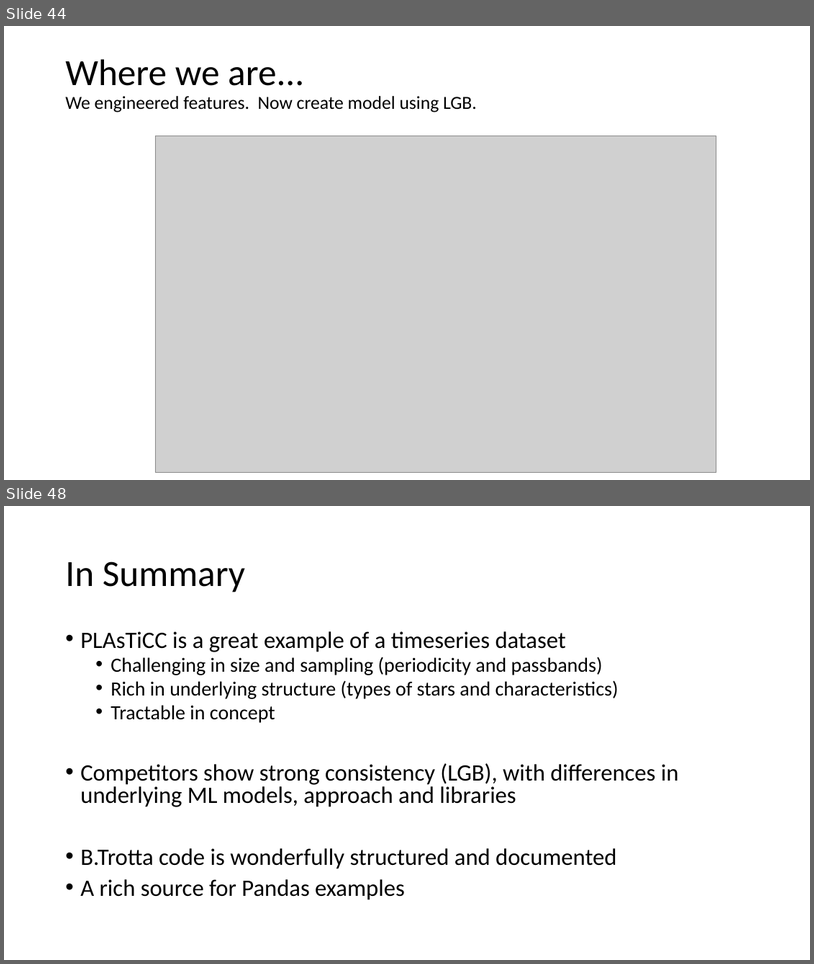
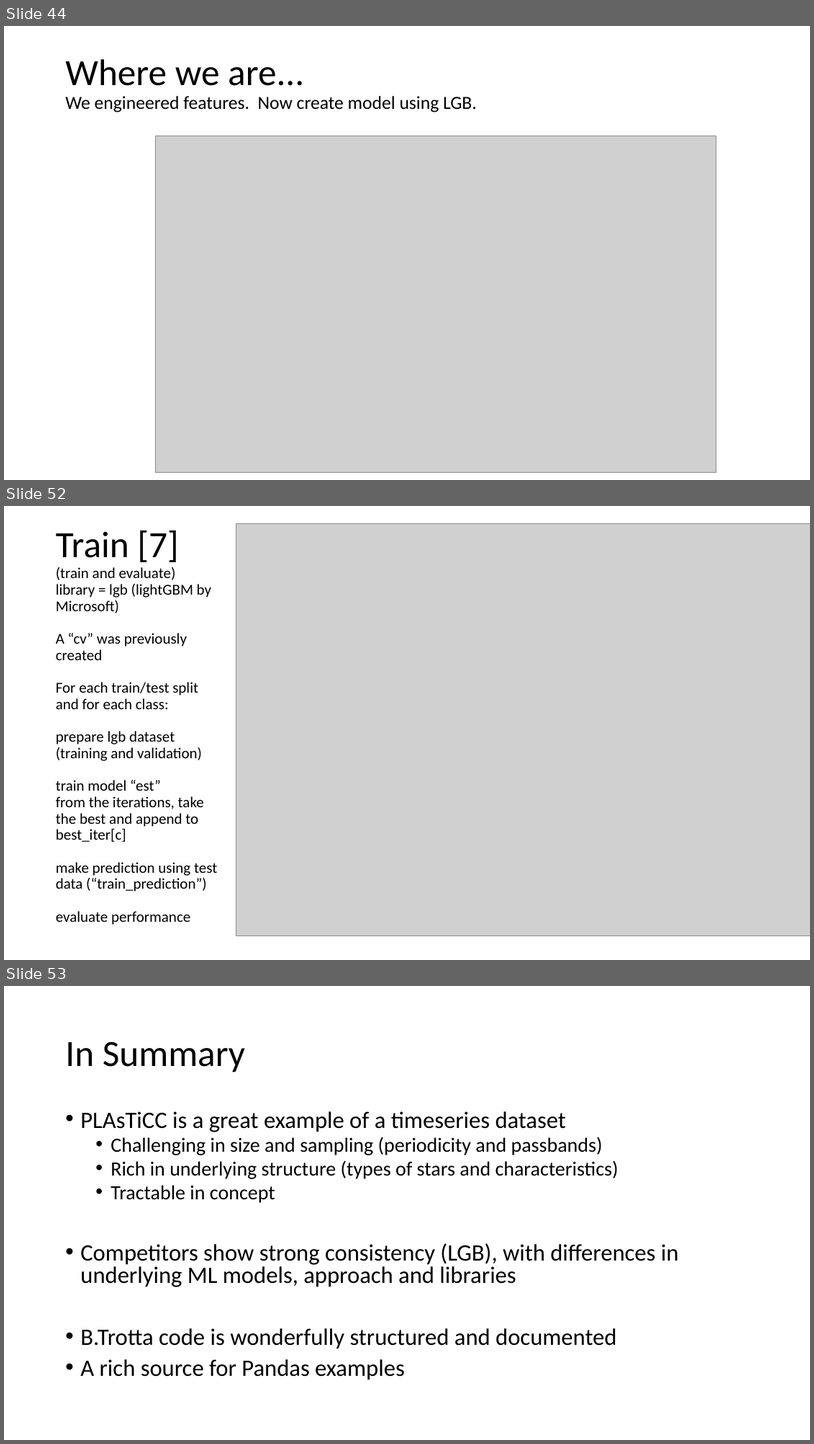
Before and after one commit to cwinsor/kaggle_plasticc, a slide deck: Kaggle_PLAsTiCC_and_B_Trotta_code_walk.pptx. Shown one above the other, each under a label of ours: slides 44 and 48 before the commit, slides 44, 52 and 53 after it; the slides between them are not shown. The pictures are 814x964 and 814x1444 pixels, drawn with LibreOffice and Linux fonts; fonts in the diff are those of the drawing; grey boxes stand for pictures. Boxes give left, top, right and bottom in pixels: in the first picture for what was removed or moved away, otherwise in the second. Text is boxed around its words. In the diff, an @@ line names an element or a change of style, - is before the commit and + after.

```diff
--- a/Kaggle_PLAsTiCC_and_B_Trotta_code_walk.pptx
+++ b/Kaggle_PLAsTiCC_and_B_Trotta_code_walk.pptx
@@ slide 52 added at <box>4,506,810,960</box>, background #FFFFFF @@
@@ picture added at <box>236,523,810,936</box> @@
@@ title added at <box>56,530,217,924</box>, 18 pt, text #000000 @@
+Train [7]
+(train and evaluate)
+library = lgb (lightGBM by Microsoft)
+A “cv” was previously created
+For each train/test split and for each class:
+prepare lgb dataset (training and validation)
+train model “est”
+from the iterations, take the best and append to best_iter[c]
+make prediction using test data (“train_prediction”)
+evaluate performance
@@ what was slide 48 is now slide 53 @@
```
Also in this commit, not shown: 2 slides changed, 5 other slides added, 1 slide removed, 10 other files.
